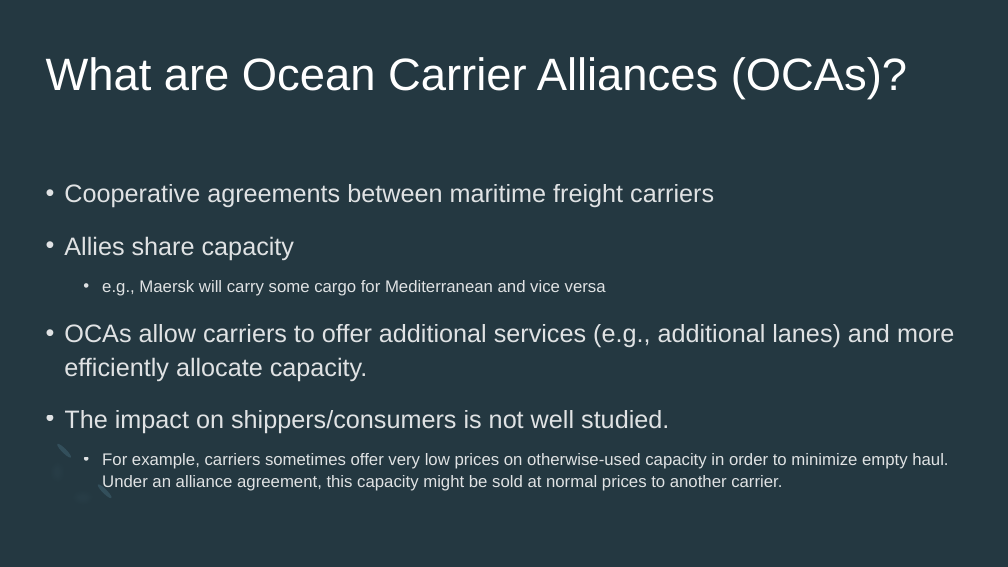
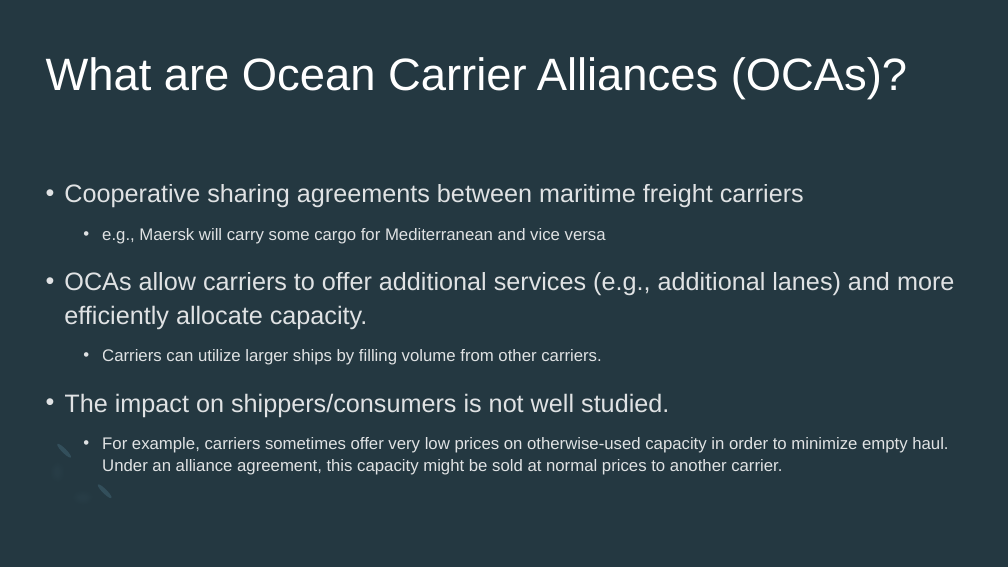
Before and after one commit to epistemetrica/Ocean-Carrier-Alliances-Project, a slide deck: slide 2 of PNREC/PNREC slides.pptx. Drawn at 1008x567 pixels with LibreOffice and Linux fonts; fonts in the diff are those of the drawing. Boxes give left, top, right and bottom in pixels: in the first picture for what was removed or moved away, otherwise in the second. Text is boxed around its words. In the diff, an @@ line names an element or a change of style, - is before the commit and + after.

```diff
--- a/PNREC/PNREC slides.pptx
+++ b/PNREC/PNREC slides.pptx
@@ text at (64, 184, 804, 208): text changed @@
-• Cooperative agreements between maritime freight carriers
-• Allies share capacity
+• Cooperative sharing agreements between maritime freight carriers
@@ text at (102, 349, 601, 365): paragraph added @@
+  • Carriers can utilize larger ships by filling volume from other carriers.
```
Also in this commit, not shown: 5 other slides changed, 5 slides added, 2 slides removed, 14 other files.
